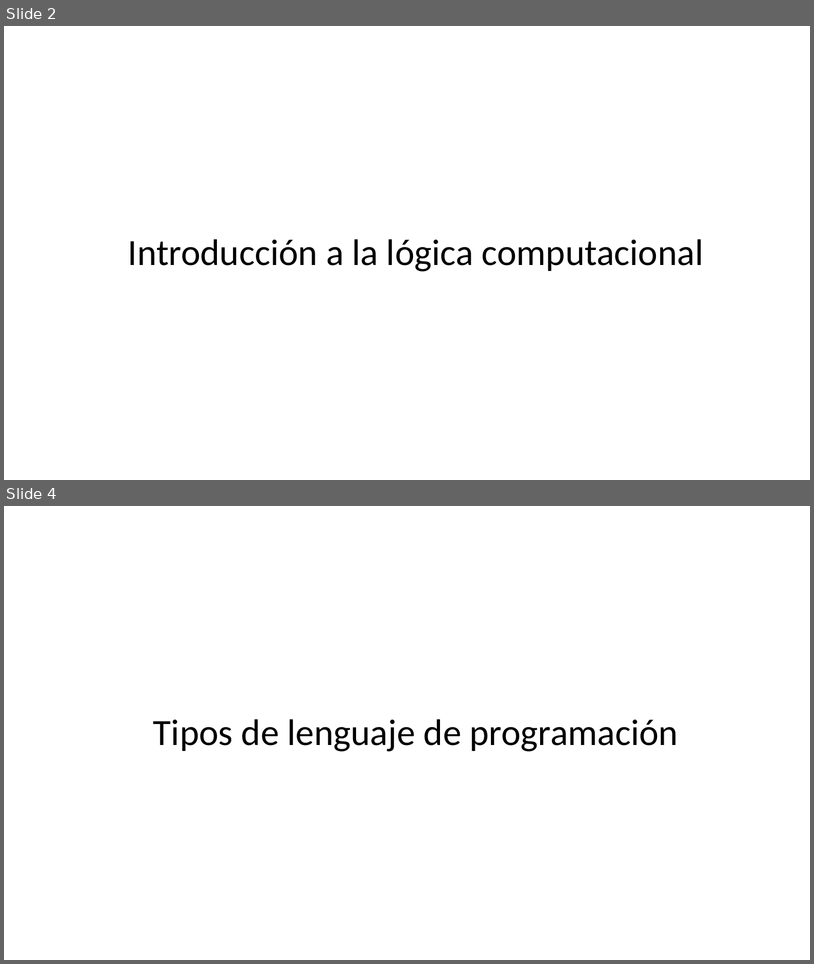
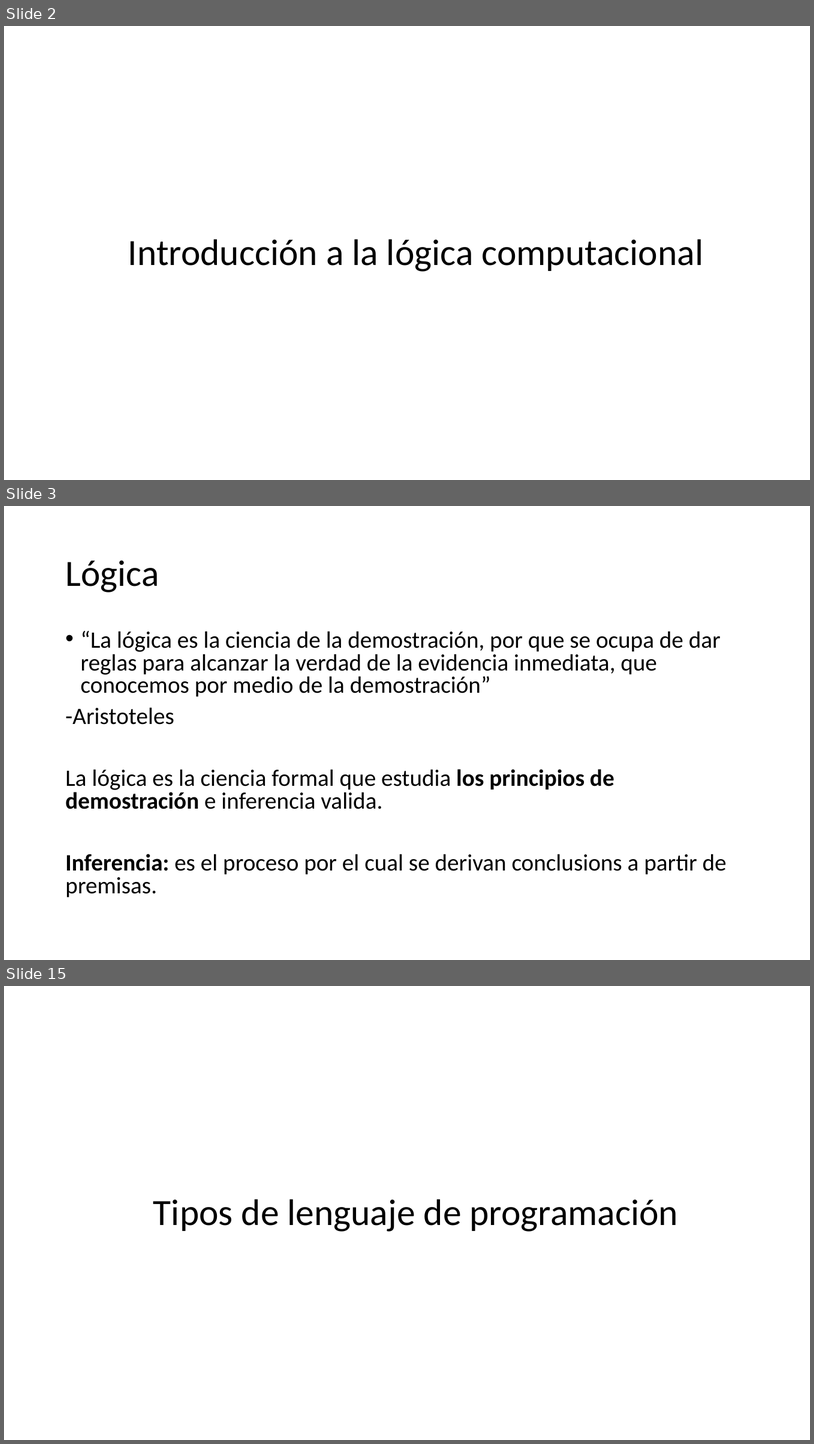
Before and after one commit to jcontrolresearch/StructuredProgramming, a slide deck: Slides/Chapter1-Overview/[1.1]Programming_Lenguages.pptx. Shown one above the other, each under a label of ours: slides 2 and 4 before the commit, slides 2, 3 and 15 after it; the slides between them are not shown. The pictures are 814x964 and 814x1444 pixels, drawn with LibreOffice and Linux fonts; fonts in the diff are those of the drawing. Boxes give left, top, right and bottom in pixels: in the first picture for what was removed or moved away, otherwise in the second. Text is boxed around its words. In the diff, an @@ line names an element or a change of style, - is before the commit and + after.

```diff
--- a/Slides/Chapter1-Overview/[1.1]Programming_Lenguages.pptx
+++ b/Slides/Chapter1-Overview/[1.1]Programming_Lenguages.pptx
@@ slide 3 added at <box>4,506,810,960</box>, background #FFFFFF @@
@@ title added at <box>65,560,159,592</box>, 44 pt, text #000000 @@
+Lógica
@@ text added at <box>65,631,727,897</box>, 28 pt, text #000000 @@
+• “La lógica es la ciencia de la demostración, por que se ocupa de dar reglas para alcanzar la verdad de la evidencia inmediata, que conocemos por medio de la demostración”
+-Aristoteles
+La lógica es la ciencia formal que estudia los principios de demostración e inferencia valida.
+Inferencia: es el proceso por el cual se derivan conclusions a partir de premisas.
@@ what was slide 4 is now slide 15 @@
```
Also in this commit, not shown: 11 other slides added, 1 slide removed.
